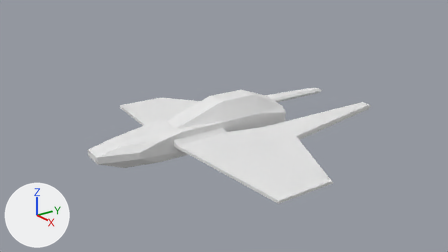
One commit to the Blender file models/modular ship.blend: the scene before it, then after it.
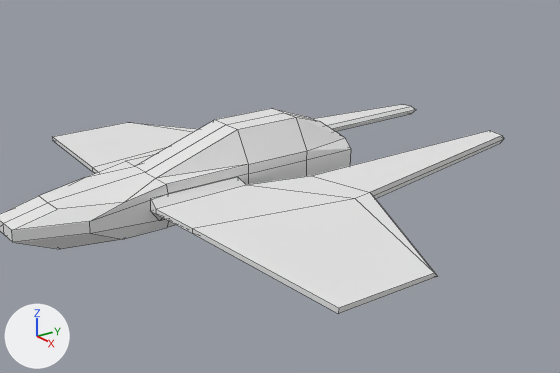
There are two pictures of each version: one from the file's camera 'Camera', one close up on the part from 20% to 90% of the width and 12% to 94% of the height. Arrows for +X, +Y and +Z are at lower left; the lights stay in place. The close-ups show mesh edges as thin lines.

Objects in the first close-up: 'Body', 'Wings 1'.
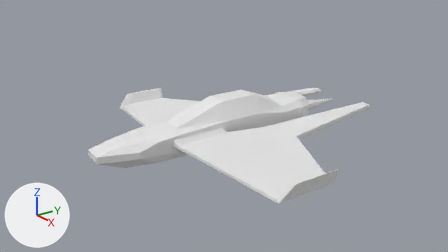
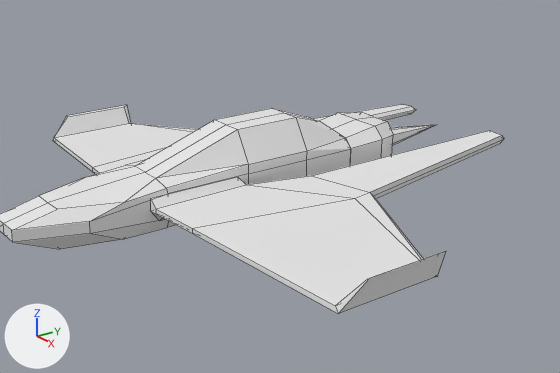
Commit message: Update modular ship

Edits to the bpy script that builds the scene:
```text
Change me_cube_001:
    where me_cube_001.from_pydata(...)  # 35 vertices, 34 faces; spans x 0.32..2.1, y -0.56..3.05, z -0.18..0.1
    used by ob_wings_1; location = (0.001, -0.053, 0.0)
    verts and faces of me_cube_001; kept vertices keep their numbers, new ones are numbered from 35
    before: 13 (2.1, -0.27, -0.11) at pixel (338, 307), 15 (2.1, 0.55, -0.11) at pixel (434, 272), 30 (2.1, 0.6, -0.15) at pixel (437, 276), 31 (2.1, -0.27, -0.15) at pixel (338, 313)
    me_cube_001 part 1
    add delete_faces([(13, 31, 30, 15)])
    add verts[13] = (2.06, -0.27, -0.11)  # moved, pixel (335, 305)
    add verts[15] = (2.07, 0.55, -0.11)  # moved
    add verts[35] = (2.14, -0.08, 0.05)  # pixel (367, 278)
    add verts[36] = (2.14, 0.55, 0.05)  # pixel (439, 253)
    add verts[37] = (2.16, 0.59, 0.06)  # pixel (446, 251)
    add verts[38] = (2.16, -0.08, 0.06)  # pixel (369, 278)
    add faces += [(15, 36, 37, 30), (35, 38, 37, 36), (30, 37, 38, 31), (13, 31, 38, 35), (13, 35, 36, 15)]
Change me_cube:
    where me_cube.from_pydata(...)  # 43 vertices, 35 faces, 1 loose edge; spans x 0.0..0.32, y -0.81..2.19, z -0.2..0.43
    used by ob_body; location = (0.0, -0.819, 0.0)
    me_cube part 2
    me_cube.vertices[39].co: (0.32, 0.34, 0.18) -> (0.32, 0.34, 0.14)  # pixel (166, 184) -> pixel (166, 188)
Add me_cube_003:
    me_cube_003.from_pydata(...)  # 37 vertices, 32 faces; spans x 0.0..0.351, y 0.0..1.424, z -0.251..0.231
Add ob_engine_1:
    ob_engine_1 = bpy.data.objects.new('Engine 1', me_cube_003)
    ob_engine_1.location = (0.001, 1.368, 0.0)
    _m = ob_engine_1.modifiers.new('Mirror', 'MIRROR')
    _m.use_clip = True
```

What differs and where, as boxes (x1, y1, x2, y2) in the close-ups (560 x 373 px; the box of a moved part takes in the faces that stretch with it):
'Wings 1', reshaped: before (52, 104, 504, 314); after (53, 104, 504, 314)
'Engine 1', added: after (319, 112, 437, 166)
part 1 of me_cube_001, built on: before (52, 122, 438, 314); after (53, 105, 446, 314)
part 2 of me_cube, moved or reshaped: before (87, 155, 249, 221); after (88, 160, 249, 221)
